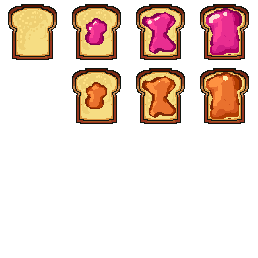
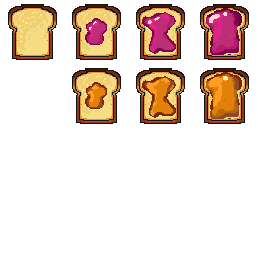
Revision of a layered 258px x 258px image; what changed, layer by layer:
painted on "Layer 4" over [87,20,106,44]
painted on "Layer 5" over [145,13,175,52]
painted on "Layer 6" over [206,8,242,55]
painted on "Layer 8" over [87,84,106,108]
painted on "Layer 9" over [145,77,175,116]
painted on "Layer 10" over [206,74,239,119]
